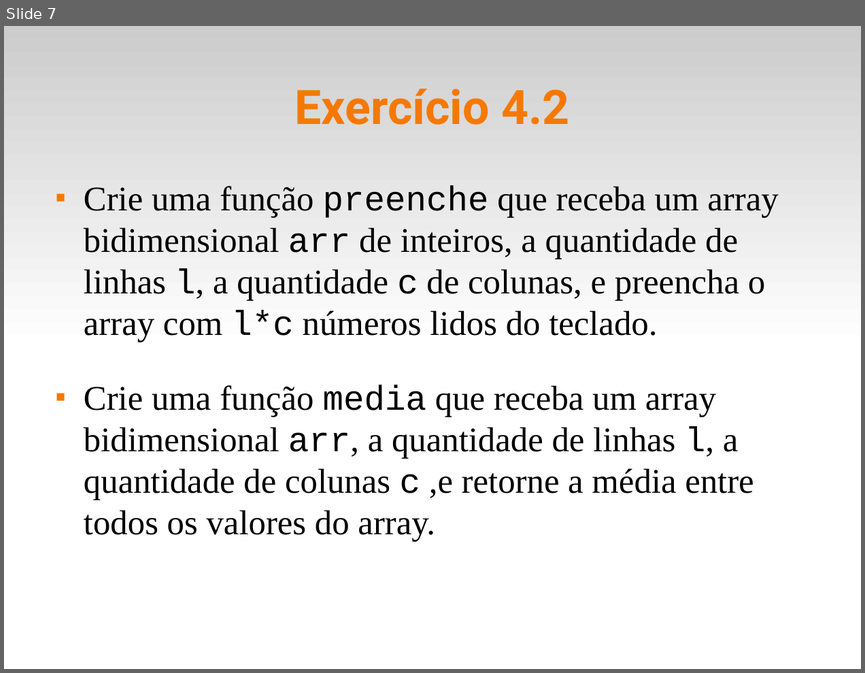
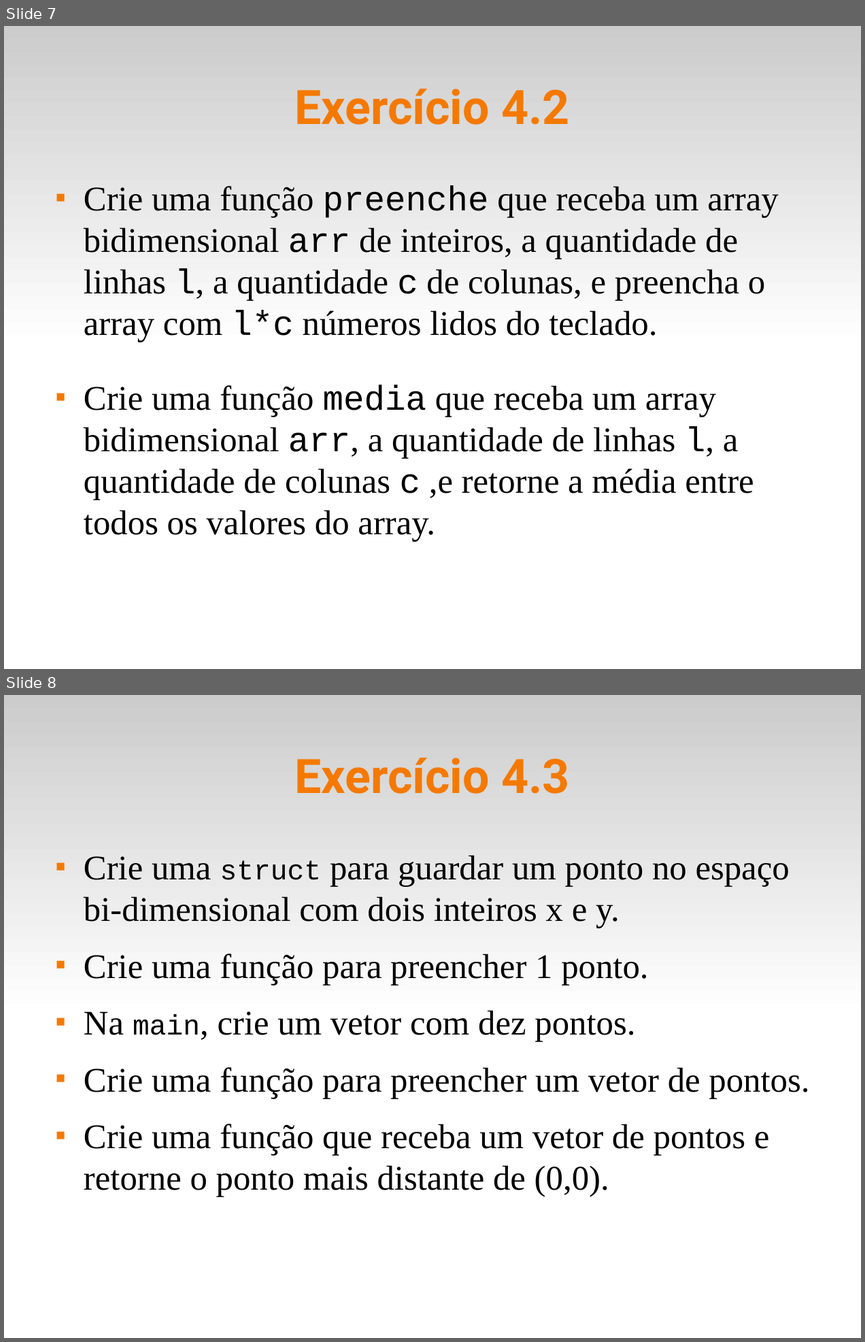
Before and after one commit to fsantanna-uerj/LP1, a slide deck: Slides/lp1-06-vetores.odp. Shown one above the other, each under a label of ours: slide 7 before the commit, slides 7 and 8 after it. The pictures are 865x673 and 865x1342 pixels, drawn with LibreOffice and Linux fonts; fonts in the diff are those of the drawing. Boxes give left, top, right and bottom in pixels: in the first picture for what was removed or moved away, otherwise in the second. Text is boxed around its words. In the diff, an @@ line names an element or a change of style, - is before the commit and + after.

```diff
--- a/Slides/lp1-06-vetores.odp
+++ b/Slides/lp1-06-vetores.odp
@@ slide 8 added at <box>4,695,861,1338</box>, background #FFFFFF; not listed: 1 template element that a slide beside it also shows @@
@@ title added at <box>294,758,569,794</box>, 44 pt, text #F57900, bold @@
+Exercício 4.3
@@ text added at <box>84,855,809,1197</box>, 32 pt, text #000000 @@
+■ Crie uma struct para guardar um ponto no espaço bi-dimensional com dois inteiros x e y.
+■ Crie uma função para preencher 1 ponto.
+■ Na main, crie um vetor com dez pontos.
+■ Crie uma função para preencher um vetor de pontos.
+■ Crie uma função que receba um vetor de pontos e retorne o ponto mais distante de (0,0).
```
Also in this commit, not shown: 1 slide removed, 1 other file.
